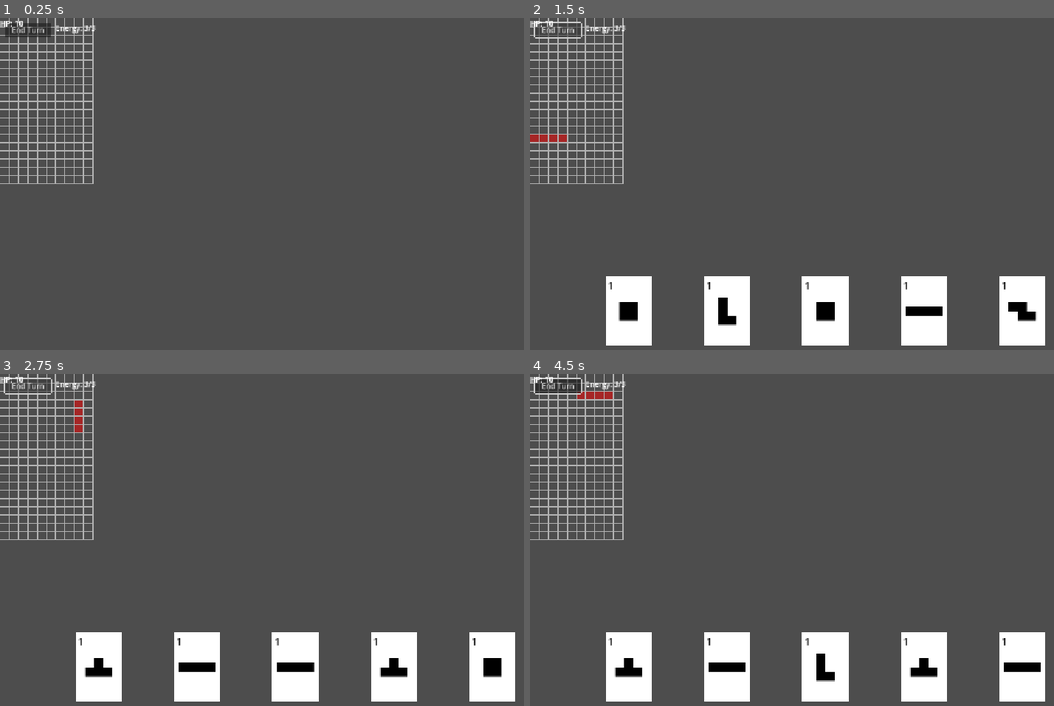
Above: before the commit, frames 1-4 (two rows, left to right).
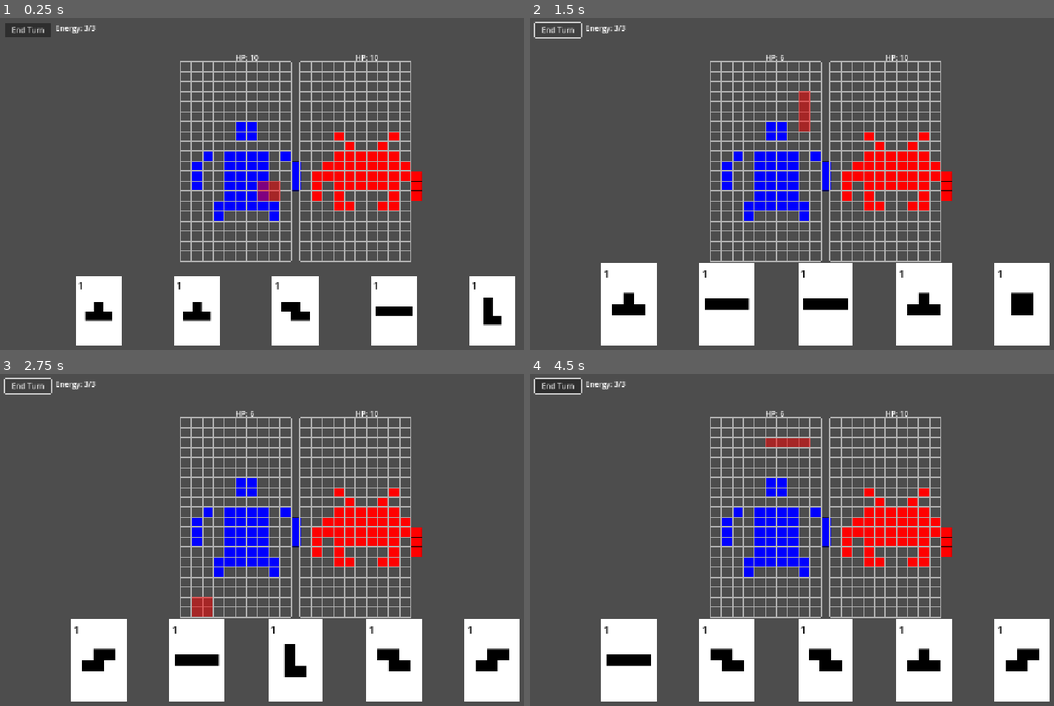
Above: after the commit, the same moments.

Repository: dBinet/SquirrelAttack
Game: Godot game, scene res://scenes/Main.tscn
Two runs of this game, one before a commit and one after it. Both use one fixed random seed, a clock stepped at 60 frames per second and the inputs below.
Inputs (mouse positions are in pixels of both pictures, inside the frame that each line leads up to):
- Up to frame 1 (0.25 s): no input
- Up to frame 2 (1.5 s): click "End Turn" at 0.5 s; click "End Turn" at 1.25 s
- Up to frame 3 (2.75 s): click "End Turn" at 2 s
- Up to frame 4 (4.5 s): tap Enter at 2.75, 4.25 s; move the mouse to (954, 523) at 2.77 s; click (954, 523) at 2.92 s; tap Space at 3.5 s; drag from (708, 556) to (797, 606) at 3.52 s; move the mouse to (886, 466) at 4.27 s; click (886, 466) at 4.42 s

The runs differ from the first frame. In frame 1, 22% of the frame differs, in the area x 0-99%, y 0-99%; in frame 2, 18%; in frame 3, 18%; in frame 4, 18%.
Error before the commit: Parse Error: Cannot infer the type of "grid_val" variable because the value doesn't have a set type. (res://scripts/CharacterData.gd:324)

Commit message:
Fix type inference error

Diff:
--- a/scripts/CharacterData.gd
+++ b/scripts/CharacterData.gd
@@ -321,7 +321,7 @@
     _load_data()
     if not _characters.has(name):
         return -1
-    var grid_val := _characters[name].get("grid", -1)
+    var grid_val = _characters[name].get("grid", -1)
     if typeof(grid_val) == TYPE_STRING:
         var lower := String(grid_val).to_lower()
         if lower == "left":
